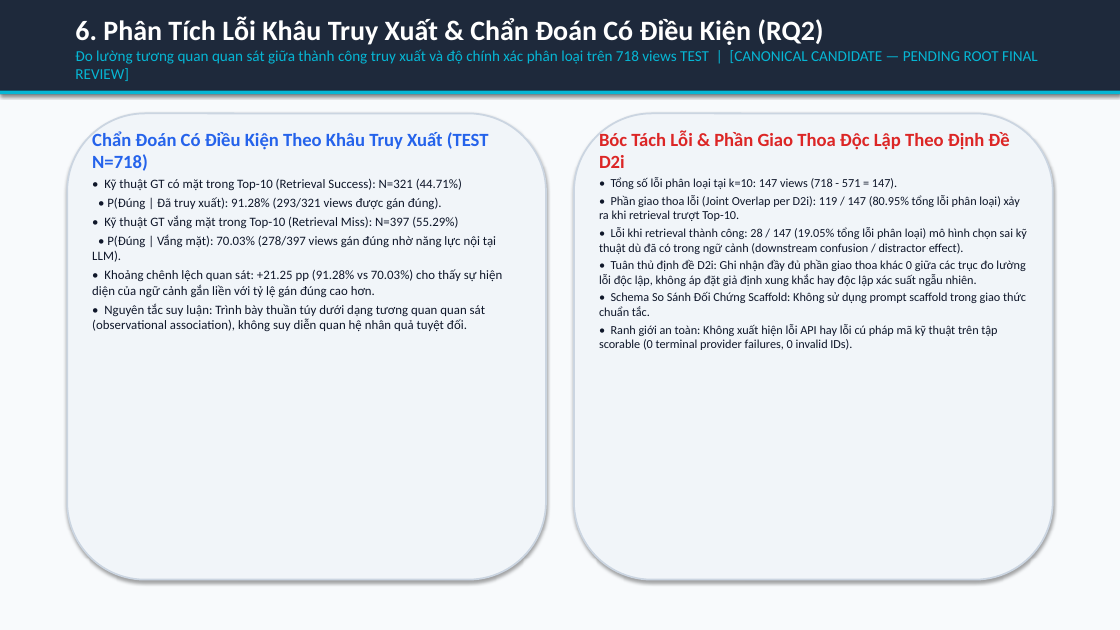
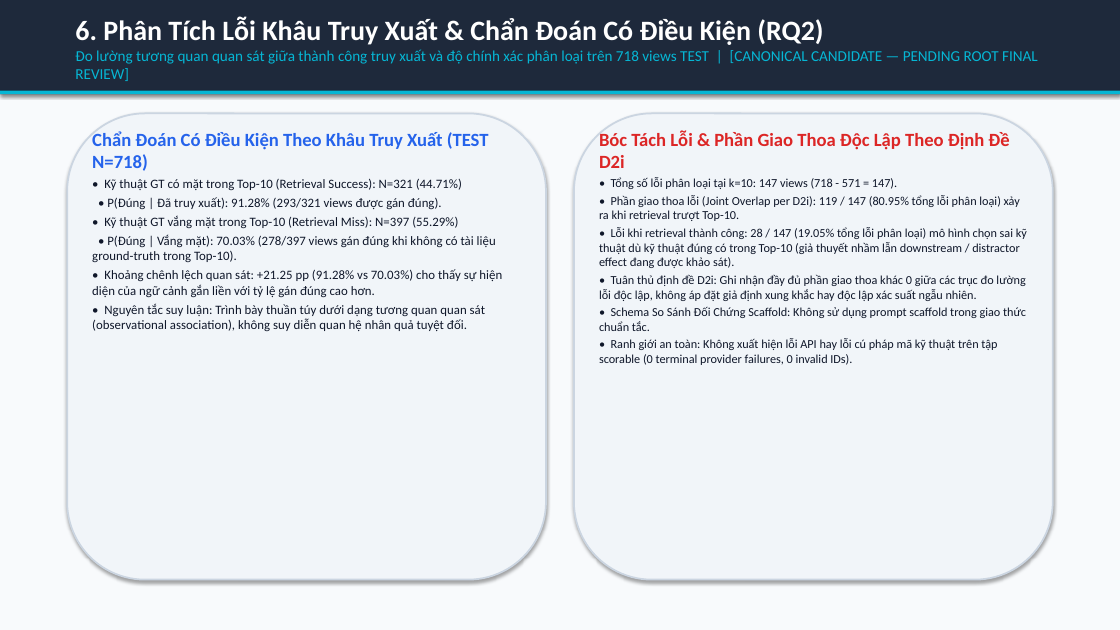
Before and after one commit to habachcp6/RAG2ATTCK, a slide deck: slide 7 of docs/presentation/slides.pptx. Drawn at 1120x630 pixels with LibreOffice and Linux fonts; fonts in the diff are those of the drawing. Boxes give left, top, right and bottom in pixels: in the first picture for what was removed or moved away, otherwise in the second. Text is boxed around its words. In the diff, an @@ line names an element or a change of style, - is before the commit and + after.

```diff
--- a/docs/presentation/slides.pptx
+++ b/docs/presentation/slides.pptx
@@ text at [92, 234, 496, 262]: text changed @@
-• P(Đúng | Vắng mặt): 70.03% (278/397 views gán đúng nhờ năng lực nội tại LLM).
+• P(Đúng | Vắng mặt): 70.03% (278/397 views gán đúng khi không có tài liệu ground-truth trong Top-10).
@@ text at [599, 227, 1027, 268]: text changed @@
-• Lỗi khi retrieval thành công: 28 / 147 (19.05% tổng lỗi phân loại) mô hình chọn sai kỹ thuật dù đã có trong ngữ cảnh (downstream confusion / distractor effect).
+• Lỗi khi retrieval thành công: 28 / 147 (19.05% tổng lỗi phân loại) mô hình chọn sai kỹ thuật dù kỹ thuật đúng có trong Top-10 (giả thuyết nhầm lẫn downstream / distractor effect đang được khảo sát).
```
Also in this commit, not shown: 4 other slides changed, 14 other files.
